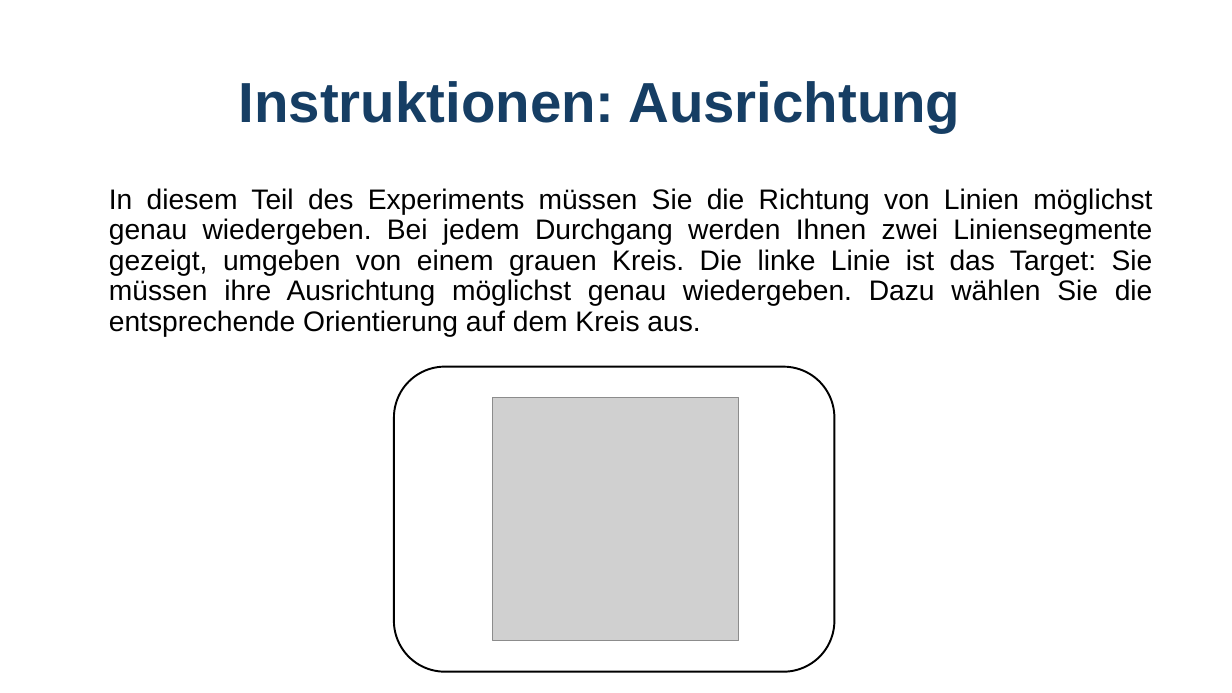
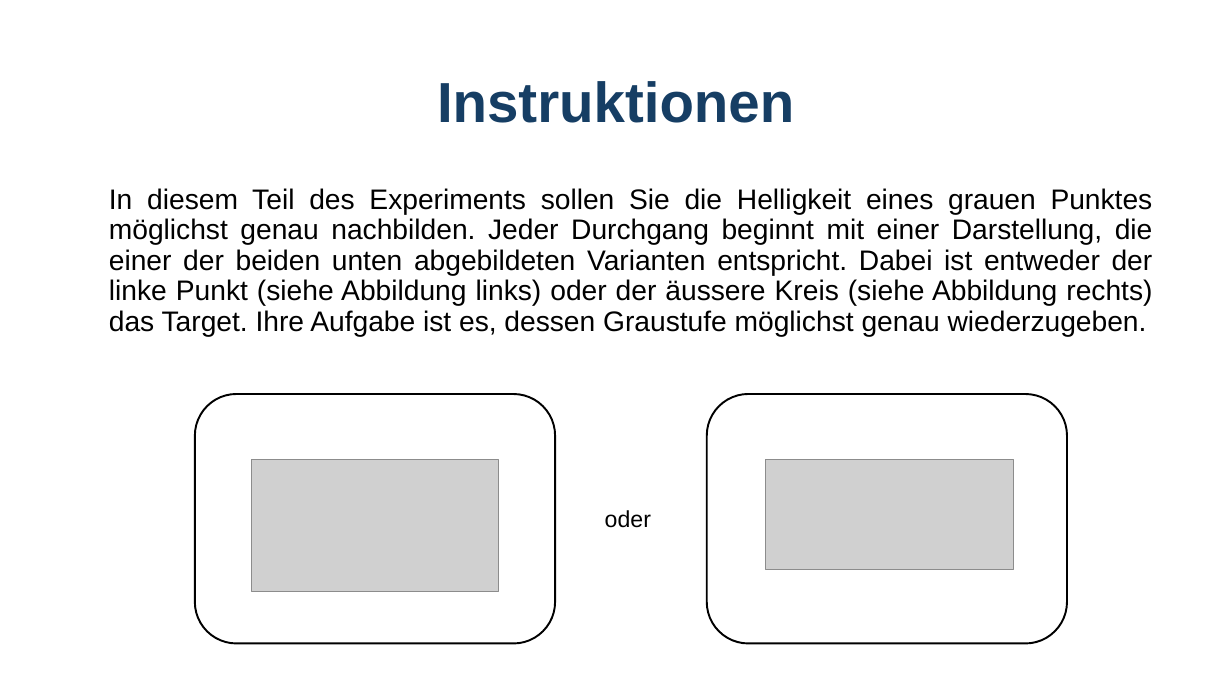
Before and after one commit to GidonFrischkorn/Ambizione-IndividualDifferencesStudy, a slide deck: slide 6 of tasks/perceptual-matching-color/assets/images/instructions perceptual matching .pptx. Drawn at 1232x693 pixels with LibreOffice and Linux fonts; fonts in the diff are those of the drawing; grey boxes stand for pictures. Boxes give left, top, right and bottom in pixels: in the first picture for what was removed or moved away, otherwise in the second. Text is boxed around its words. In the diff, an @@ line names an element or a change of style, - is before the commit and + after.

```diff
--- a/tasks/perceptual-matching-color/assets/images/instructions perceptual matching .pptx
+++ b/tasks/perceptual-matching-color/assets/images/instructions perceptual matching .pptx
@@ title at <box>437,81,794,123</box>: text changed @@
-Instruktionen: Ausrichtung
+Instruktionen
@@ text at <box>109,188,1153,336</box>: text changed @@
-In diesem Teil des Experiments müssen Sie die Richtung von Linien möglichst genau wiedergeben. Bei jedem Durchgang werden Ihnen zwei Liniensegmente gezeigt, umgeben von einem grauen Kreis. Die linke Linie ist das Target: Sie müssen ihre Ausrichtung möglichst genau wiedergeben. Dazu wählen Sie die entsprechende Orientierung auf dem Kreis aus.
+In diesem Teil des Experiments sollen Sie die Helligkeit eines grauen Punktes möglichst genau nachbilden. Jeder Durchgang beginnt mit einer Darstellung, die einer der beiden unten abgebildeten Varianten entspricht. Dabei ist entweder der linke Punkt (siehe Abbildung links) oder der äussere Kreis (siehe Abbildung rechts) das Target. Ihre Aufgabe ist es, dessen Graustufe möglichst genau wiederzugeben.
@@ rounded rectangle: place and size @@
-rounded rectangle at <box>394,367,835,672</box>
+rounded rectangle at <box>195,394,555,643</box>
@@ picture removed at <box>493,397,738,640</box> @@
@@ group added at <box>251,394,1067,643</box>: 2 pictures, 1 rounded rectangle, 1 text @@
+oder
@@ rectangle added at <box>550,592,586,599</box>, fill #FFFFFF @@
```
Also in this commit, not shown: 6 other slides changed, 1 slide added, 1 slide removed, 25 other files.
